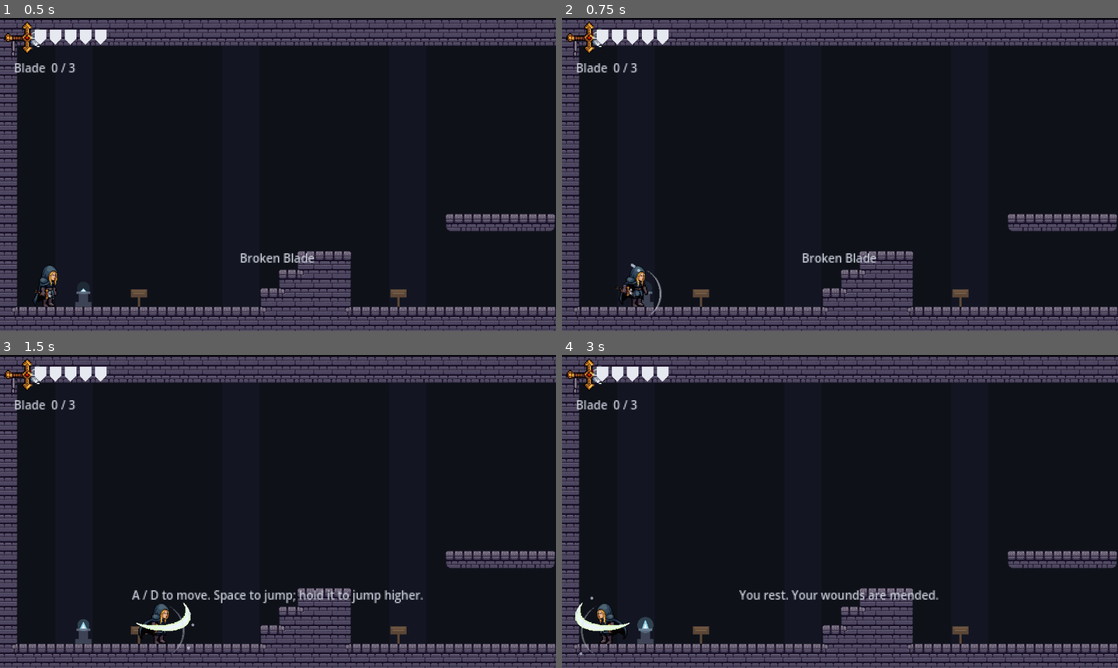
Above: before the commit, frames 1-4 (two rows, left to right).
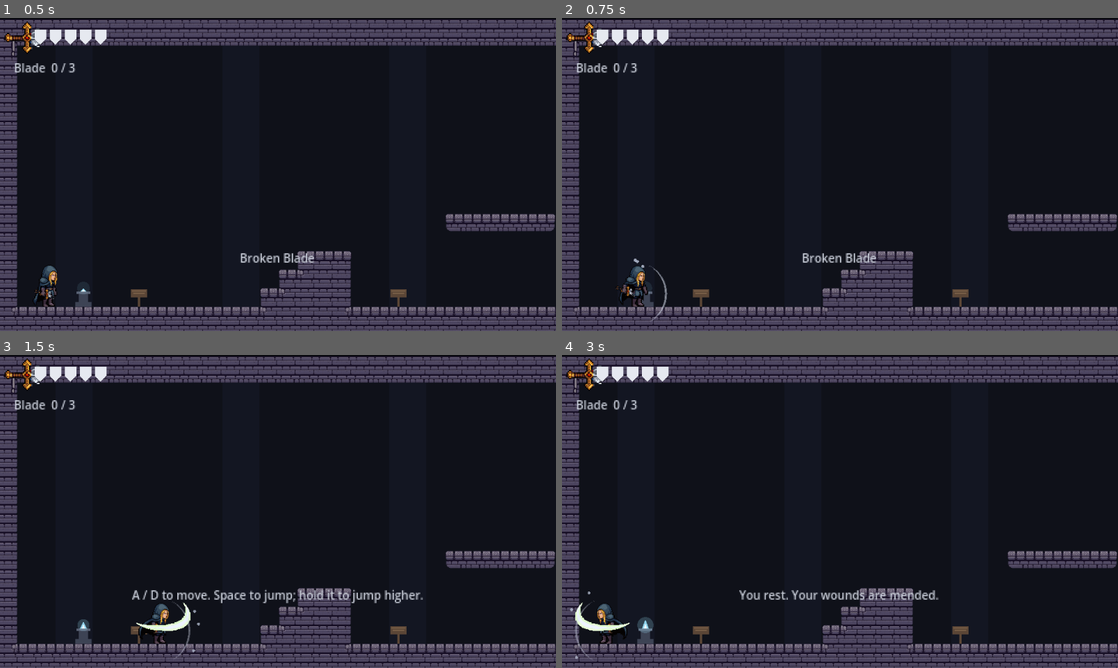
Above: after the commit, the same moments.

Repository: M1QuickGun/broken-blade
Game: Godot game, scene res://scenes/main.tscn
Two runs of this game, one before a commit and one after it. Both use one fixed random seed, a clock stepped at 60 frames per second and the inputs below.
Inputs (mouse positions are in pixels of both pictures, inside the frame that each line leads up to):
- Up to frame 1 (0.5 s): no input
- Up to frame 2 (0.75 s): move the mouse to (962, 158) at 0.52 s; hold D (move_right) from 0.53 s (still down); click (962, 158) at 0.6 s
- Up to frame 3 (1.5 s): tap Space (jump) at 0.77 s; release D (move_right) at 1.25 s; drag from (166, 527) to (83, 633) at 1.27 s
- Up to frame 4 (3 s): tap Enter at 2 s; move the mouse to (895, 442) at 2.02 s; hold A (move_left) 2.03-2.75 s; hold S (look_down) 2.03-2.75 s; drag from (812, 574) to (701, 630) at 2.77 s

Frame 1 is identical in both runs. In frame 2, 0.2% of the frame differs, in the area x 12-19%, y 76-97%; in frame 3, 0.1%; in frame 4, 0.1%.

Commit message:
Wall slide with the hilt dragging down the wall, shockline fires from the held aim pose, hilt reach up, hood stays on in the hilt up-attack
Co-Authored-By: Claude Opus 5.5 <noreply@anthropic.com>

Diff:
--- a/scripts/game.gd
+++ b/scripts/game.gd
@@ -11,8 +11,8 @@
 const ART_SCALE := 2.0
 const MAX_PIECES := 3
 ## Attack reach with only the hilt, and how much each recovered piece adds.
-const BASE_REACH := 22.0
-const REACH_PER_PIECE := 10.0
+const BASE_REACH := 27.0
+const REACH_PER_PIECE := 9.0
 
 ## Abilities unlocked so far. The blade pieces each grant one: "dash" (ice),
 ## "double_jump" (fire) or "shockline" (lightning). "wall_jump" isn't a piece: it's
--- a/scripts/player.gd
+++ b/scripts/player.gd
@@ -74,7 +74,11 @@
 const WALL_CLIMB_VELOCITY := -340.0
 ## The cling art leans into the wall; this is how far back to draw each stage's pose so his
 ## boots meet the wall's surface instead of sinking into it (measured from the art).
-const WALL_POSE_BACK := {"hilt": 16.5, "ice": 13.5, "ice_fire": 16.0, "ice_lightning": 13.0, "full": 13.75}
+## Where the hilt meets the wall while sliding, from Storm's centre (x toward the wall).
+const WALL_SCRAPE := Vector2(5, -12)
+const WALL_POSE_BACK := {"hilt": 14.0, "ice": 14.5, "ice_fire": 15.0, "ice_lightning": 15.0, "full": 15.0}
+## The wall-slide art sits high in its frame (feet well above the bottom); drop it this much.
+const WALL_POSE_DROP := 6.0
 
 ## Sliding and spinning tuck Storm down to half height: a slide from the feet up,
 ## a spin around the middle of his body.
@@ -130,7 +134,9 @@
 const SHOCK_TIP := preload("res://art/blade/tip.png")
 ## Where the lightning tip sits on the held blade, relative to Storm's centre when facing
 ## right: the shockline fires from here.
-const SWORD_POINT := Vector2(16, 1.5)
+## Measured on the held aim pose (art/storm/<stage>/point.png, last frame): the join
+## between the blade and its lightning tip.
+const SWORD_POINT := Vector2(19.75, -13.75)
 ## While the tip is out on the shockline, Storm's sword is shown without it: the stages
 ## that hold the tip look exactly like these once it's gone.
 const TIPLESS_STAGE := {"ice_lightning": "ice", "full": "ice_fire"}
@@ -450,6 +456,12 @@
 	_wall_dir = side
 	facing = side
 	velocity.y = minf(velocity.y, WALL_SLIDE_SPEED)
+	if velocity.y > 10.0 and _embers.size() < MAX_EMBERS:
+		# The hilt grinding down the stone throws sparks back off the wall.
+		var scrape := _center() + Vector2(side * WALL_SCRAPE.x, WALL_SCRAPE.y)
+		_embers.append({"pos": scrape, "age": randf() * 0.15,
+			"vel": Vector2(-side * randf_range(30.0, 80.0), randf_range(-50.0, 10.0)),
+			"color": COLOR_FIRE_CORE if randf() < 0.5 else COLOR_FIRE})
 	_wall_coyote = WALL_COYOTE_TIME
 	_wall_coyote_dir = side
 	_air_jump = true
@@ -973,9 +985,12 @@
 	# The spin art whirls around the middle of its frame (half a frame above the feet, in
 	# world units a quarter of the art size); drop it so that lines up with the spin body.
 	_sprite.position.y = size / 4.0 + SPIN_BODY.get_center().y if _spin_time > 0.0 else 0.0
+	if _wall_dir != 0 and _spin_time <= 0.0:
+		_sprite.position.y = WALL_POSE_DROP
 	if _spin_time > 0.0:
 		return  # started in _start_spin, plays through once
-	if _shock == Shock.AIMING:
+	if _shock in [Shock.AIMING, Shock.FIRING, Shock.PULLING]:
+		# Aim, then hold the blade level while the tip flies and drags him along.
 		_sprite.play("point" if _sprite.sprite_frames.has_animation("point") else "idle")
 		return
 	if _is_small():
Binary file changed: art/storm/full/point.png
Binary file changed: art/storm/full/wall.png
Binary file changed: art/storm/hilt/attack_up.png
Binary file changed: art/storm/hilt/wall.png
Binary file added: art/storm/ice/point.png
Not shown, added: art/storm/ice/point.png.import
Binary file changed: art/storm/ice/wall.png
Binary file added: art/storm/ice_fire/point.png
Not shown, added: art/storm/ice_fire/point.png.import
Binary file changed: art/storm/ice_fire/wall.png
Binary file changed: art/storm/ice_lightning/point.png
Binary file changed: art/storm/ice_lightning/wall.png
